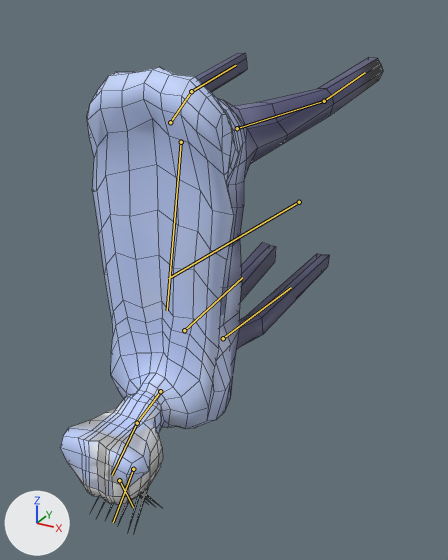
The FBX model EmodiaQuest/EmodiaQuest/EmodiaQuestContent/fbxContent/enemies/Monster1/Monster1.fbx as it was, and as the next commit left it.
Both versions are drawn from a 50 mm camera at (0.0153, -0.0385, 0.0122) aimed at (0.0006, -0.0116, -0.0012). The axes (+X, +Y, +Z) are drawn at lower left. The lights are the same throughout. The bones that bend it are drawn over the model as lines. Mesh edges are drawn as thin lines.
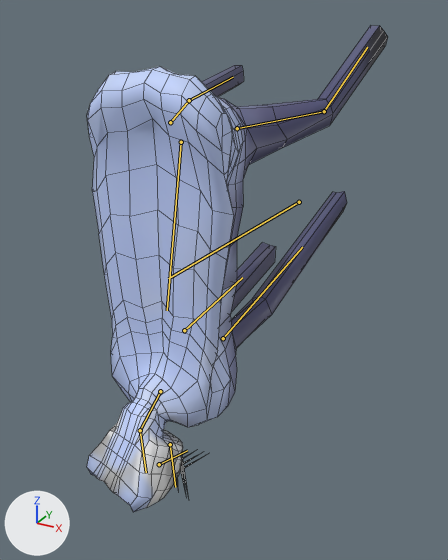
The newer file adds an action. The first version stands in its rest pose; the second is drawn at frame 47 of the action 'Idle'.

What the commit changed:
Bone 'Leg_Back_L' (bone_leg_back_l) turns from (0, 0, 0) to (5, -2, 0) degrees about its own x, y and z.
Bone 'Foot_Back_L' (bone_foot_back_l) turns from (0, 0, 0) to (26, -3, -4) degrees about its own x, y and z.
Bone 'Leg_Back_R' (bone_leg_back_r) turns from (0, 0, 0) to (5, 3, -1) degrees about its own x, y and z.
Bone 'Foot_Back_R' (bone_foot_back_r) turns from (0, 0, 0) to (-4, -1, 1) degrees about its own x, y and z.
Bone 'Neck' (bone_neck) turns from (0, 0, 0) to (21, 11, 7) degrees about its own x, y and z.
Bone 'Head' (bone_head) turns from (0, 0, 0) to (34, 4, 9) degrees about its own x, y and z.
Bone 'Tooth_Upper' (bone_tooth_upper) turns from (0, 0, 0) to (-10, 0, -5) degrees about its own x, y and z.
Bone 'Tooth_Lower' (bone_tooth_lower) turns from (0, 0, 0) to (-3, -2, 15) degrees about its own x, y and z.
Bone 'Leg_Front_L' (bone_leg_front_l) turns from (0, 0, 0) to (-24, -8, 11) degrees about its own x, y and z.

What differs and where, as boxes [x1, y1, x2, y2] in the pictures (448 x 560 px):
'Cube', posed (7% narrower)
    before: [60, 53, 383, 530]
    after: [87, 26, 388, 512]
bone 'Leg_Back_L', root to tip
    before: (237, 128) to (324, 101)
    after: (237, 128) to (324, 111)
bone 'Foot_Back_L', root to tip
    before: (324, 101) to (365, 72)
    after: (324, 111) to (367, 47)
bone 'Leg_Back_R', root to tip
    before: (170, 122) to (191, 91)
    after: (170, 122) to (189, 100)
bone 'Foot_Back_R', root to tip
    before: (191, 91) to (236, 65)
    after: (189, 100) to (233, 77)
bone 'Neck', root to tip
    before: (160, 391) to (137, 423)
    after: (160, 391) to (140, 430)
bone 'Head', root to tip
    before: (137, 423) to (112, 475)
    after: (140, 430) to (146, 472)
bone 'Tooth_Upper', root to tip
    before: (133, 469) to (113, 522)
    after: (170, 444) to (175, 487)
bone 'Tooth_Lower', root to tip
    before: (119, 480) to (133, 507)
    after: (159, 464) to (187, 450)
bone 'Leg_Front_L', root to tip
    before: (223, 338) to (291, 287)
    after: (223, 338) to (302, 247)
